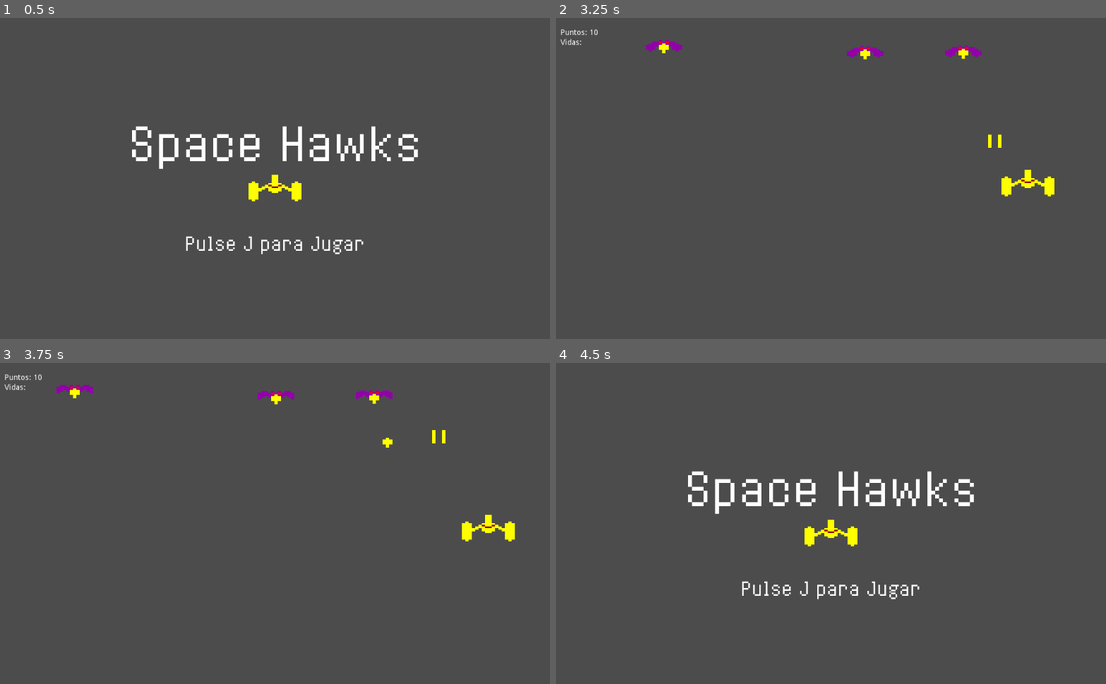
Above: before the commit, frames 1-4 (two rows, left to right).
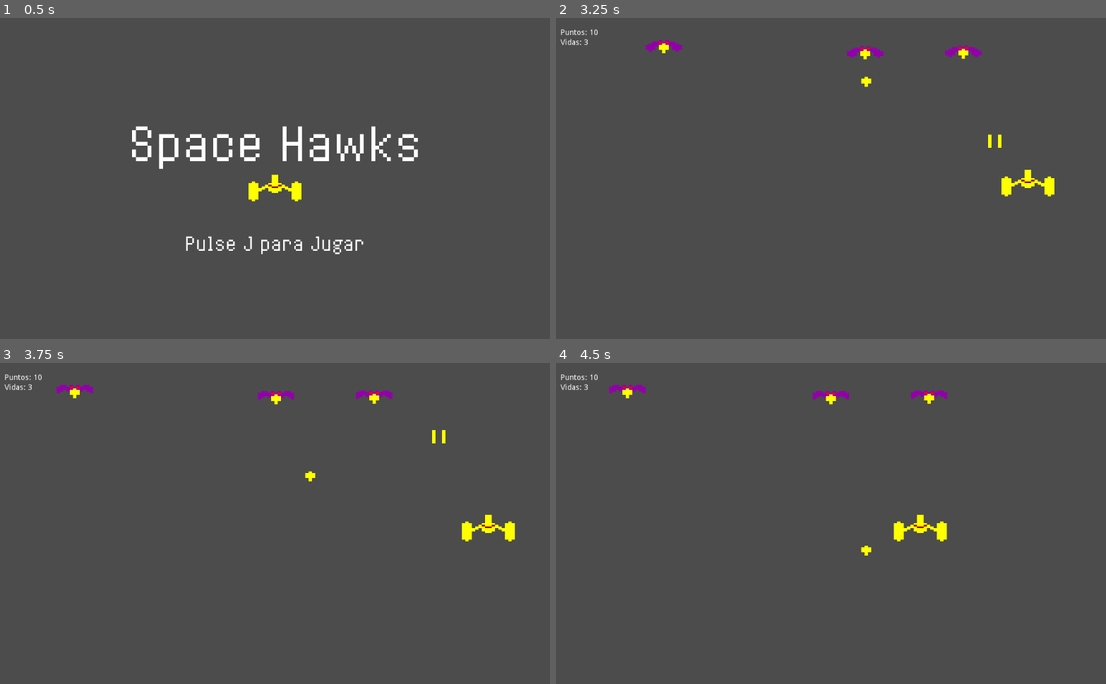
Above: after the commit, the same moments.

Repository: ncabanes/cursosYouTube
Game: Godot game, scene res://Bienvenida.tscn
The game is run twice, just before and just after one commit, with the same random seed, the same clock (stepped at 60 frames per second) and the same inputs.
Inputs:
- Up to frame 1 (0.5 s): no input
- Up to frame 2 (3.25 s): tap Enter at 0.5 s; hold Right (ui_right) 0.53-1.28 s; hold J 0.53-1.28 s; tap Space at 0.77, 0.8, 1.07, 1.35, 1.52, 1.82, 2.3, 3.02 s; hold Left (ui_left) 1.28-2.03 s; tap J at 1.55, 2.85 s; hold J 2.03-2.78 s; hold Right (ui_right) from 2.03 s (still down)
- Up to frame 3 (3.75 s): tap Space at 3.32 s; release Right (ui_right) at 3.53 s; hold Left (ui_left) from 3.53 s (still down); hold Space from 3.53 s (still down)
- Up to frame 4 (4.5 s): keep holding Left (ui_left); release Space at 4.28 s; tap J at 4.35 s

Frame 1 is identical in both runs. In frame 2, less than 0.1% of the frame differs, in the area x 5-58%, y 6-22%; in frame 3, less than 0.1%; in frame 4, 3.5%, in the area x 0-76%, y 3-74%.

Commit message:
Godot 2020: Estado tras el video 14 (varias vidas)

Diff:
--- a/godot2020/proyecto/Marcianos/Bienvenida.gd
+++ b/godot2020/proyecto/Marcianos/Bienvenida.gd
@@ -1,9 +1,18 @@
 extends CenterContainer
 
-func _ready():
-	pass
+var timer
 
+func _init():
+	timer = Timer.new()
+	add_child(timer)
+	timer.wait_time = 2.0
+	timer.autostart = true
+	timer.connect("timeout", self, "terminarTemporizador")
 
 func _process(delta):
 	if Input.is_key_pressed(KEY_J):
 		get_tree().change_scene("res://EscenaDeJuego.tscn")
+
+func terminarTemporizador():
+	print("Hola")
+	timer.stop()
--- a/godot2020/proyecto/Marcianos/InterfazDeUsuario.tscn
+++ b/godot2020/proyecto/Marcianos/InterfazDeUsuario.tscn
@@ -10,16 +10,16 @@
 }
 
 [node name="VBoxContainer" type="VBoxContainer" parent="."]
-margin_right = 48.0
+margin_right = 60.0
 margin_bottom = 32.0
 
 [node name="LabelPuntos" type="Label" parent="VBoxContainer"]
-margin_right = 48.0
+margin_right = 60.0
 margin_bottom = 14.0
-text = "Puntos:"
+text = "Puntos: 0"
 
 [node name="LabelVidas" type="Label" parent="VBoxContainer"]
 margin_top = 18.0
-margin_right = 48.0
+margin_right = 60.0
 margin_bottom = 32.0
-text = "Vidas:"
+text = "Vidas: 3"
--- a/godot2020/proyecto/Marcianos/Juego.gd
+++ b/godot2020/proyecto/Marcianos/Juego.gd
@@ -3,42 +3,63 @@
 const DISPARO = preload("res://DisparoDeEnemigo.tscn")
 
 var puntos = 0
+var vidas = 3
+var listaDisparos = []
 
 var tiempoMinPorDisparo = 1.0
 var tiempoMaxPorDisparo = 3.0
 
 var tiempoHastaSiguienteDisparo = tiempoMaxPorDisparo
 var tiempoTranscurridoDesdeDisparo = 0
+var timer
+
+func _init():
+	timer = Timer.new()
+	add_child(timer)
+	timer.wait_time = prepararTemporizadorDeDisparo()
+	timer.autostart = true
+	timer.connect("timeout", self, "disparar")
 
 
 func _ready():
 	pass # Replace with function body.
 
 func _process(delta):
-
-	tiempoTranscurridoDesdeDisparo += delta
-	if (tiempoTranscurridoDesdeDisparo >= tiempoHastaSiguienteDisparo):
-		# Prepara el tiempo hasta el disparo
-		tiempoTranscurridoDesdeDisparo = 0
-		tiempoHastaSiguienteDisparo = tiempoMinPorDisparo + \
-			randf() * (tiempoMaxPorDisparo - tiempoMinPorDisparo)
-
-		# Buscamos la posición de un enemigo al azar
-		var enemigoEncontrado = false
-		var intento = 0
-		while enemigoEncontrado == false and intento < 3:
-			var numeroEnemigo = randi() % get_child_count()
-			if get_child(numeroEnemigo).name.begins_with("Enemigo"):
-				enemigoEncontrado = true
-				var disparo = DISPARO.instance()
-				disparo.position = get_child(numeroEnemigo).position + \
-					Vector2(0,50)
-				get_parent().add_child(disparo)
-			intento += 1
-
-
+	pass
 
 func incrementarPuntos():
 	puntos += 10
 	#get_node("InterfazDeUsuario/VBoxContainer/LabelPuntos").text = "Puntos: " + str(puntos)
 	$InterfazDeUsuario/VBoxContainer/LabelPuntos.text = "Puntos: " + str(puntos)
+
+func prepararTemporizadorDeDisparo():
+	return tiempoMinPorDisparo + \
+			randf() * (tiempoMaxPorDisparo - tiempoMinPorDisparo)
+
+func disparar():
+	var enemigoEncontrado = false
+	var intento = 0
+	while enemigoEncontrado == false and intento < 3:
+		var numeroEnemigo = randi() % get_child_count()
+		if get_child(numeroEnemigo).name.begins_with("Enemigo"):
+			enemigoEncontrado = true
+			var disparo = DISPARO.instance()
+			disparo.position = get_child(numeroEnemigo).position + \
+				Vector2(0,50)
+			get_parent().add_child(disparo)
+			listaDisparos.push_back(disparo)
+		intento += 1
+
+	timer.wait_time = prepararTemporizadorDeDisparo()
+
+func perderVida():
+	vidas -= 1
+	$InterfazDeUsuario/VBoxContainer/LabelVidas.text = "Vidas: " + str(vidas)
+
+	for i in listaDisparos.size():
+		if listaDisparos[i] != null:
+			listaDisparos[i].queue_free()
+			listaDisparos.erase(i)
+
+	if vidas <= 0:
+		get_tree().change_scene("res://Bienvenida.tscn")
--- a/godot2020/proyecto/Marcianos/Nave.gd
+++ b/godot2020/proyecto/Marcianos/Nave.gd
@@ -28,5 +28,5 @@
 		get_parent().add_child(disparo)
 
 func recibirDisparo(object):
-	object.queue_free()
-	get_tree().change_scene("res://Bienvenida.tscn")
+	position.x = 500
+	get_parent().call("perderVida")
Not shown, changed: godot2020/README.md
Not shown, added: godot2020/versiones/Marcianos-godot014-variasVidas.zip
